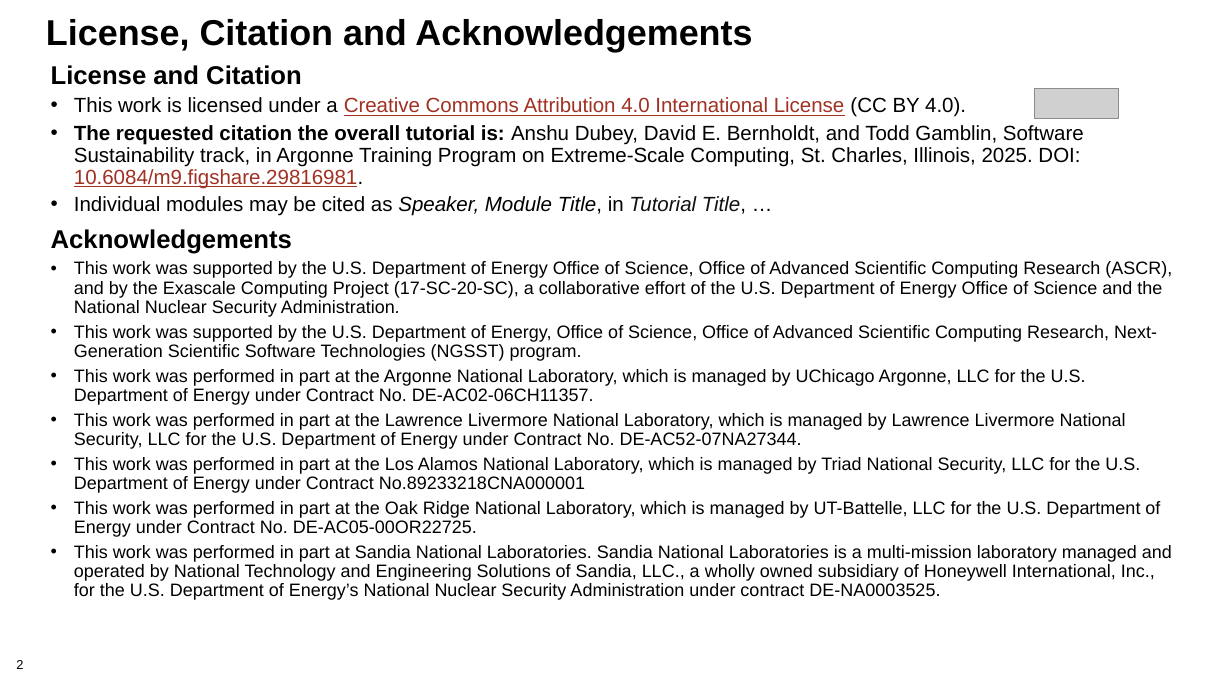
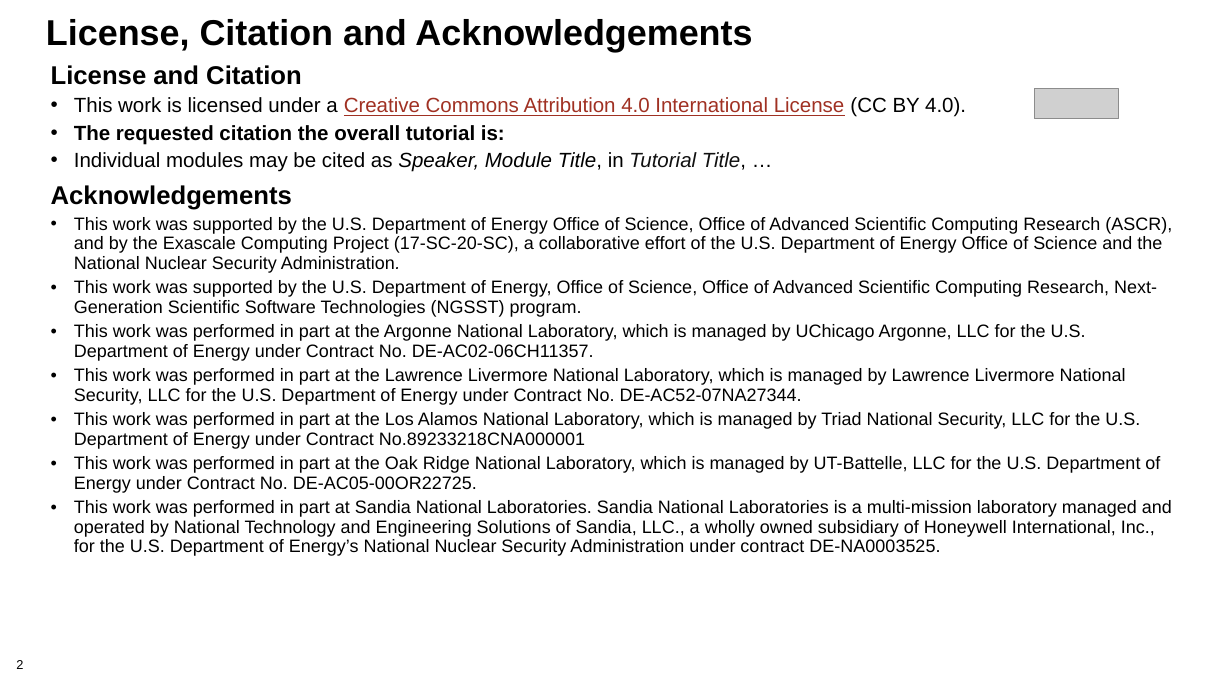
Before and after one commit to bssw-tutorial/presentations, a slide deck: slide 2 of testing.pptx. Drawn at 1232x693 pixels with LibreOffice and Linux fonts; fonts in the diff are those of the drawing; grey boxes stand for pictures. Boxes give left, top, right and bottom in pixels: in the first picture for what was removed or moved away, otherwise in the second. Text is boxed around its words. In the diff, an @@ line names an element or a change of style, - is before the commit and + after.

```diff
--- a/testing.pptx
+++ b/testing.pptx
@@ text at box(74, 125, 505, 145): text changed; bold on @@
-• The requested citation the overall tutorial is: Anshu Dubey, David E. Bernholdt, and Todd Gamblin, Software Sustainability track, in Argonne Training Program on Extreme-Scale Computing, St. Charles, Illinois, 2025. DOI: 10.6084/m9.figshare.29816981.
+• The requested citation the overall tutorial is:
```
Also in this commit, not shown: 2 other slides changed, 3 other files.
